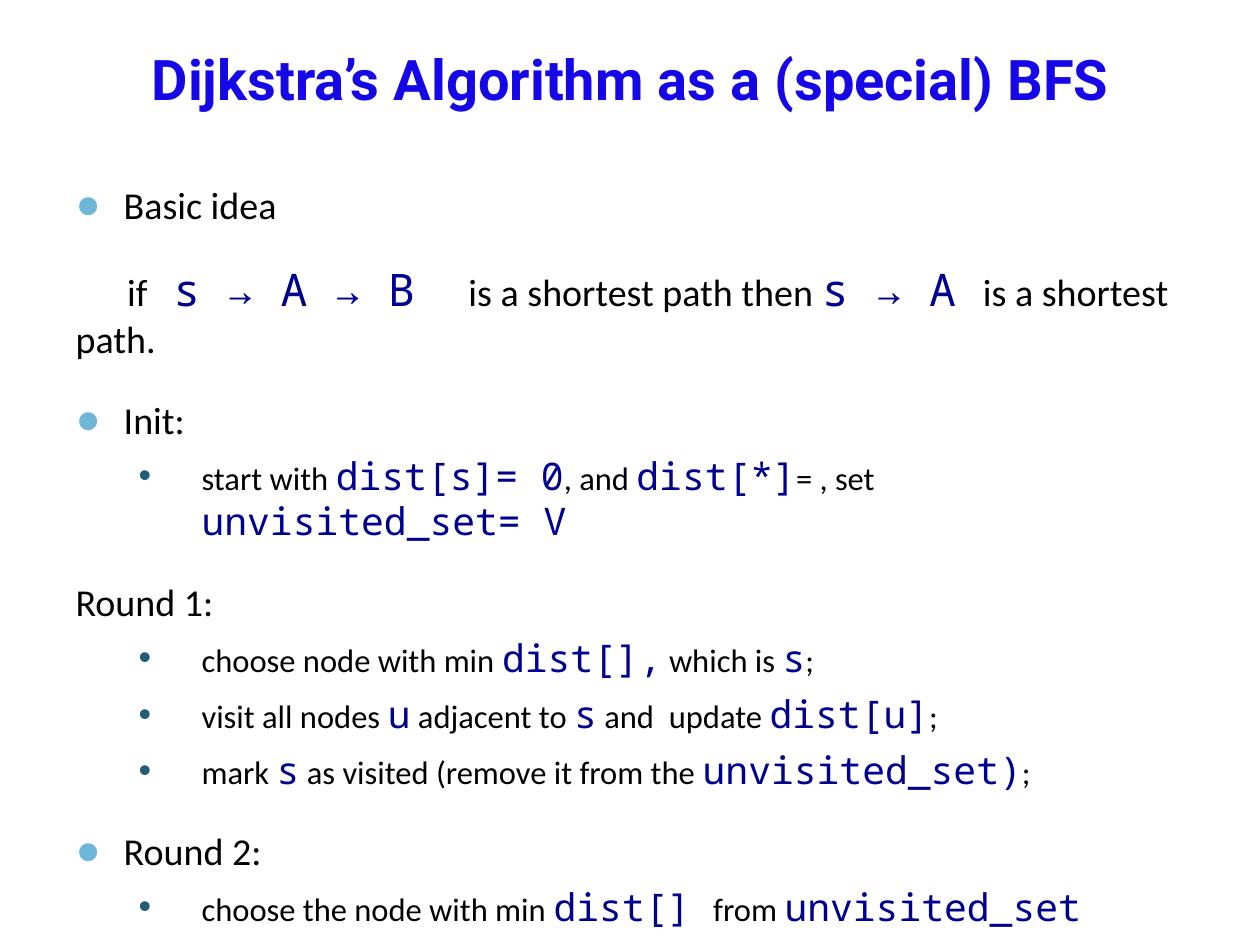
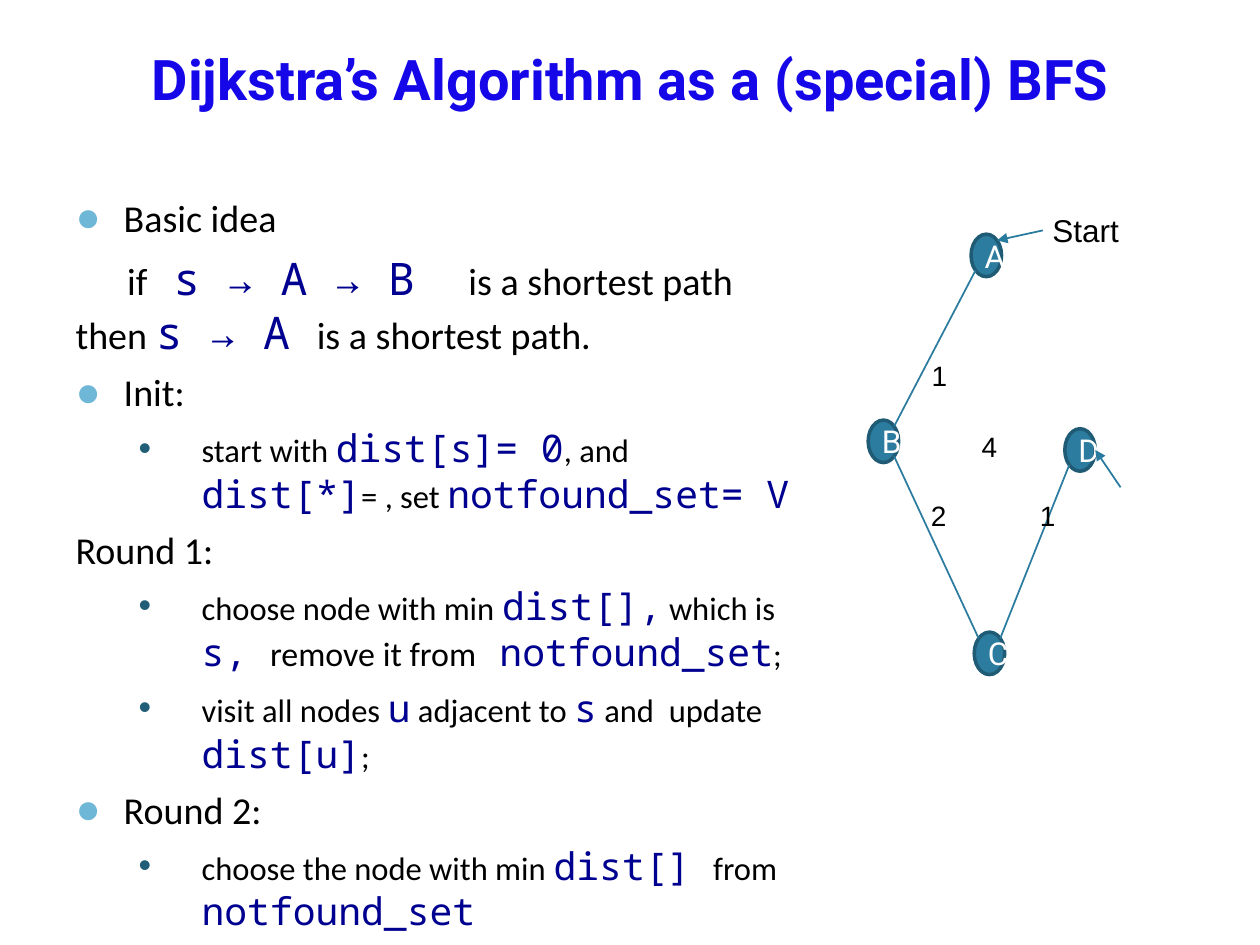
Before and after one commit to anhvir/c207, a slide deck: slide 11 of 05_C207_21S1.pptx (slide 15 before the commit). Drawn at 1260x945 pixels with LibreOffice and Linux fonts; fonts in the diff are those of the drawing; background and template pictures are left out. Boxes give left, top, right and bottom in pixels: in the first picture for what was removed or moved away, otherwise in the second. Text is boxed around its words. In the diff, an @@ line names an element or a change of style, - is before the commit and + after.

```diff
--- a/05_C207_21S1.pptx
+++ b/05_C207_21S1.pptx
@@ text "Basic idea": place and size @@
-text "Basic idea" at bbox=[76, 192, 1168, 927]
+text "Basic idea" at bbox=[76, 205, 789, 886]
@@ text at bbox=[76, 205, 732, 825]: less space between paragraphs @@
@@ text at bbox=[202, 433, 789, 514]: text changed @@
-  • start with dist[s]= 0, and dist[*]= , set unvisited_set= V
+  • start with dist[s]= 0, and dist[*]= , set notfound_set= V
@@ group added at bbox=[868, 220, 1120, 675]: 5 texts, 4 ellipses, 3 lines, 2 arrows @@
+B
+D
+A
+C
+Start
+1
+2
+4
+1
@@ text at bbox=[202, 591, 775, 672]: text changed @@
-  • choose node with min dist[], which is s;
+  • choose node with min dist[], which is s, remove it from notfound_set;
@@ text at bbox=[202, 755, 1022, 790]: paragraph removed @@
-  • mark s as visited (remove it from the unvisited_set);
@@ text at bbox=[202, 851, 777, 886]: text changed @@
-  • choose the node with min dist[] from unvisited_set
+  • choose the node with min dist[] from notfound_set
```
Also in this commit, not shown: 1 other slide changed, 1 other file.
